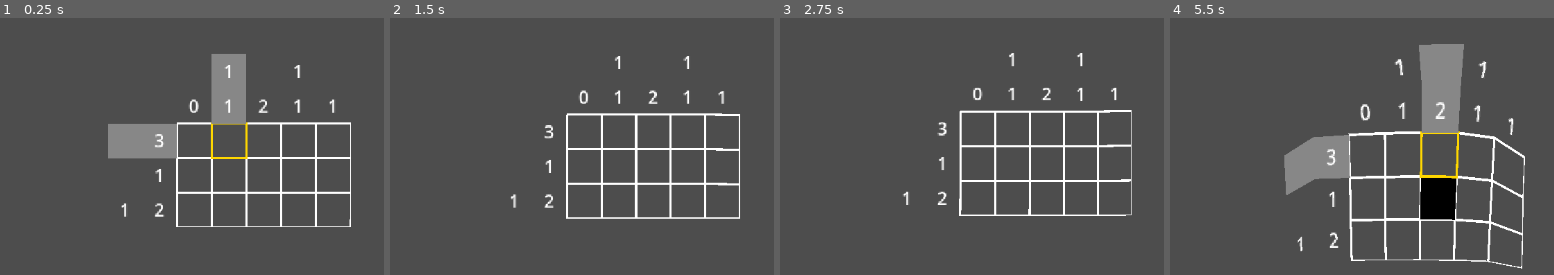
Above: before the commit, frames 1-4 (left to right).
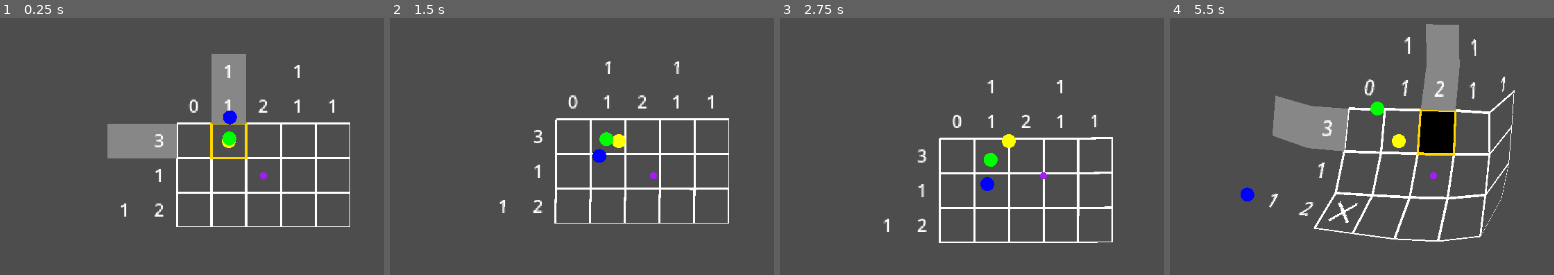
Above: after the commit, the same moments.

Repository: kennethbchen/Medical-Malpicross-Game
Game: Godot game, scene res://scenes/game.tscn
Same seed, same stepped clock (60 frames per second), same inputs: the game is played once before the commit and once after it. This scene is started directly instead of the project's main scene.
Inputs (mouse positions are in pixels of both pictures, inside the frame that each line leads up to):
- Up to frame 1 (0.25 s): no input
- Up to frame 2 (1.5 s): tap Enter at 0.5 s; move the mouse to (outside the picture) at 0.52 s; press the mouse at (outside the picture) at 0.53 s; move the mouse to (459, 174) at 1.27 s; release the mouse at (459, 174) at 1.28 s; right-click (459, 174) at 1.35 s
- Up to frame 3 (2.75 s): move the mouse to (1091, 53) at 2.02 s; press the mouse at (1091, 53) at 2.03 s
- Up to frame 4 (5.5 s): move the mouse to (1358, 241) at 2.77 s; release the mouse at (1358, 241) at 2.78 s; right-click (1358, 241) at 2.85 s; move the mouse to (outside the picture) at 3.52 s; press the mouse at (outside the picture) at 3.53 s; tap W (debug_click) at 4.15 s; move the mouse to (outside the picture) at 4.27 s; release the mouse at (outside the picture) at 4.28 s; right-click (outside the picture) at 4.35 s; move the mouse to (1438, 151) at 5.02 s; press the mouse at (1438, 151) at 5.03 s

The runs differ from the first frame. In frame 1, 1.0% of the frame differs, in the area x 27-92%, y 18-82%; in frame 2, 7.5%; in frame 3, 7.4%; in frame 4, 17%, in the area x 18-93%, y 2-98%.

Commit message:
Add DebugDraw3D; Made flesh sim RefCounted and made flesh_sim_2d a wrapper for it

Diff:
--- a/scenes/game.tscn
+++ b/scenes/game.tscn
@@ -10,12 +10,6 @@
 
 [sub_resource type="ViewportTexture" id="ViewportTexture_iywne"]
 viewport_path = NodePath("PuzzleController/PuzzleViewport")
-
-[sub_resource type="FastNoiseLite" id="FastNoiseLite_u5sy4"]
-seed = 3
-
-[sub_resource type="FastNoiseLite" id="FastNoiseLite_gee14"]
-seed = 16
 
 [node name="Game" type="Node2D"]
 
@@ -33,10 +27,8 @@
 
 [node name="FleshSim" type="Node2D" parent="PuzzleController"]
 script = ExtResource("2_u5sy4")
-x_noise = SubResource("FastNoiseLite_u5sy4")
-y_noise = SubResource("FastNoiseLite_gee14")
-noise_speed = 4.0
-hide_fixed = false
+hide_fixed = true
+draw_offsets = true
 metadata/_edit_group_ = true
 
 [node name="PuzzleViewport" type="SubViewport" parent="PuzzleController"]
--- a/scripts/simulation/2d/flesh_sim_2d.gd
+++ b/scripts/simulation/2d/flesh_sim_2d.gd
@@ -1,108 +1,63 @@
-extends "res://scripts/simulation/2d/point_grid_2d.gd"
+extends Node2D
 
-var drag: bool = false
+## Essentially a wrapper for [FleshSim] for [Node2D] usage
+## Handles some Node2D specific functions like how to get mouse position
+## Or how to draw the sim for debugging
 
+@export var draw_sim: bool = false
+@export var hide_fixed: bool = false
 @export var draw_offsets: bool = false
 
-@export_group("Movement Normal")
-
-@export_subgroup("Avoidance")
-@export_range(0.0, 1.0, 0.1) var avoidance_influence: float = 1.0
-@export var avoidance_intensity: float = 32
-
-@export_subgroup("Noise")
-@export var x_noise: Noise
-@export var y_noise: Noise
-
-@export_range(0.0, 1.0, 0.1) var noise_influence: float = 1.0
-@export var noise_speed: float = 15
-@export var noise_amplitude: float = 164
-
-@export_group("Trauma")
-# https://kidscancode.org/godot_recipes/3.x/2d/screen_shake/index.html
-# https://www.youtube.com/watch?v=tu-Qe66AvtY
-
-@export var trauma_decay: float = 0.1
-
-@export var trauma_power: float = 2
-
-var trauma: float = 0
-
-var target_fixed_point_offset: Vector2
-
-var input_area_center: Vector2
+var sim: FleshSim
 
 func init(puzzle: Puzzle, sim_columns: int, sim_rows: int, cell_size: float) -> void:
 
-	init_sim(sim_columns, sim_rows, cell_size)
+	sim = FleshSim.new()
+	sim.init(puzzle, sim_columns, sim_rows, cell_size)
 
-	# Convert from input coordinate to board coordinate
-	# Then convert from board coordinate to sim coordinate (Add (1, 1))
-	# Then convert from sim coordinate to position
-	# Finally, add 1/2 cell size to offset from center of cell instead of top left
-	# This position is the center of the input area in pixel space
-	var offset = puzzle.input_to_board_coordinate((puzzle.input_size / 2) + Vector2i(1, 1)) * cell_size
-	input_area_center = sim.grid_origin + Vector2(offset.y, offset.x) + (Vector2(cell_size, cell_size) / 2)
+	puzzle.input_value_changed.connect(sim._on_puzzle_input_changed)
 
-
-	puzzle.input_value_changed.connect(_on_puzzle_input_changed)
-
-func _unhandled_input(event: InputEvent) -> void:
-	if event.is_action_pressed("debug_click"):
-		drag = true
-	elif event.is_action_released("debug_click"):
-		drag = false
+func get_point(row, col) -> PointMassSim.PointMass:
+	return sim.get_point(row, col)
 
 func _process(delta: float) -> void:
-	super(delta)
 
-	if trauma > 0:
-		trauma = clamp(trauma, 0, trauma - trauma_decay * delta)
+	sim.process_trauma(delta)
+	sim.set_cursor_position(get_global_mouse_position() - global_position)
+
+	queue_redraw()
 
 func _physics_process(delta: float) -> void:
-	super(delta)
+	sim.simulate(delta)
+	sim.resolve_constraints(delta)
 
+func _add_trauma(amount: float) -> void:
+	sim._add_trauma(amount)
 
-	# Higher trauma = more movement
-	var trauma_influence: float = pow(trauma, trauma_power)
-
-	var avoid_intensity = lerp(avoidance_intensity, avoidance_intensity * 1.2, trauma_influence)
-	var avoidance_contribution = -( get_global_mouse_position() - input_area_center - global_position).normalized() * avoid_intensity
-
-	var noi_speed: float = lerp(noise_speed, 80.0, trauma_influence)
-	var noi_amplitude: float = lerp(noise_amplitude, noise_amplitude * 4, trauma_influence)
-	var noise_contribution = Vector2(x_noise.get_noise_1d(Time.get_ticks_msec() / 1000.0 * noi_speed), \
-		y_noise.get_noise_1d(Time.get_ticks_msec() / 1000.0 * noi_speed
-	)) * noi_amplitude
-
-	target_fixed_point_offset = (avoidance_contribution * avoidance_influence) + \
-				 (noise_contribution * noise_influence)
-
-	sim.fixed_point_offset = lerp(sim.fixed_point_offset, target_fixed_point_offset, 1 - exp(-0.5 * delta))
-
-func _on_puzzle_input_changed(cell: Puzzle.InputCell, row: int, col: int) -> void:
-
-	# Jerk in the opposite direciton
-	var jerk_direction = -sim.fixed_point_offset.normalized()
-
-	if cell.player_input == Puzzle.INPUT_TYPE.COLORED:
-
-		_add_trauma(0.8)
-		sim.fixed_point_offset =  jerk_direction * 80
-
-	elif cell.player_input == Puzzle.INPUT_TYPE.CROSSED:
-
-		_add_trauma(0.2)
-		sim.fixed_point_offset =  jerk_direction * 20
+func get_cursor_position() -> Vector2:
+	return get_global_mouse_position() - global_position
 
 func _draw() -> void:
-	super()
 
-	if not draw_offsets: return
-	draw_circle(Vector2.ZERO, 10, Color.YELLOW)
-	draw_circle(sim.fixed_point_offset, 10, Color.GREEN)
-	draw_circle(target_fixed_point_offset, 10, Color.BLUE)
-	draw_circle(input_area_center, 5, Color.PURPLE)
+	if draw_sim:
 
-func _add_trauma(amount: float) -> void:
-	trauma = clamp(trauma + amount, 0, 1.0)
+		for i in range(len(sim.constraints)):
+
+			if (sim.constraints[i].point_a.fixed or sim.constraints[i].point_b.fixed) and hide_fixed:
+				continue
+
+			var color: Color = Color.WHITE
+			draw_line(sim.constraints[i].point_a.position, sim.constraints[i].point_b.position, color, 4)
+
+		for i in range(len(sim.points)):
+
+			if sim.points[i].fixed and hide_fixed:
+				continue
+
+			draw_circle(sim.points[i].position, 4, Color.LIGHT_GREEN, 5)
+
+	if draw_offsets:
+		draw_circle(Vector2.ZERO, 10, Color.YELLOW)
+		draw_circle(sim.fixed_point_offset, 10, Color.GREEN)
+		draw_circle(sim.target_fixed_point_offset, 10, Color.BLUE)
+		draw_circle(sim.input_area_center, 5, Color.PURPLE)
--- a/scripts/simulation/2d/point_grid_2d.gd
+++ /dev/null
@@ -1,40 +0,0 @@
-extends Node2D
-
-@export var draw_sim: bool = false
-@export var hide_fixed: bool = true
-
-var sim: PointGridSim
-
-func _init() -> void:
-	sim = PointGridSim.new()
-
-func init_sim(point_columns: int, point_rows: int, point_distance: float) -> void:
-	sim.generate_point_grid(point_columns, point_rows, point_distance)
-
-func _process(delta: float) -> void:
-	queue_redraw()
-
-func _physics_process(delta: float) -> void:
-	sim.simulate(delta)
-	sim.resolve_constraints(delta)
-
-func _draw():
-	if not draw_sim: return
-
-	for i in range(len(sim.constraints)):
-
-		if (sim.constraints[i].point_a.fixed or sim.constraints[i].point_b.fixed) and hide_fixed:
-			continue
-
-		var color: Color = Color.WHITE
-		draw_line(sim.constraints[i].point_a.position, sim.constraints[i].point_b.position, color, 4)
-
-	for i in range(len(sim.points)):
-
-		if sim.points[i].fixed and hide_fixed:
-			continue
-
-		draw_circle(sim.points[i].position, 4, Color.LIGHT_GREEN, 5)
-
-func get_point(row, col) -> PointMassSim.PointMass:
-	return sim.point_map[Vector2i(col, row)]
--- /dev/null
+++ b/scripts/simulation/base/flesh_sim.gd
@@ -0,0 +1,99 @@
+extends PointGridSim
+
+class_name FleshSim
+
+## Uses [PointGridSim] to simulate a fleshy, reactive behavior
+
+@export var draw_offsets: bool = false
+
+@export_group("Movement Normal")
+
+@export_subgroup("Avoidance")
+@export_range(0.0, 1.0, 0.1) var avoidance_influence: float = 1.0
+@export var avoidance_intensity: float = 32
+
+@export_subgroup("Noise")
+@export var x_noise: Noise
+@export var y_noise: Noise
+
+@export_range(0.0, 1.0, 0.1) var noise_influence: float = 1.0
+@export var noise_speed: float = 15
+@export var noise_amplitude: float = 164
+
+@export_group("Trauma")
+# https://kidscancode.org/godot_recipes/3.x/2d/screen_shake/index.html
+# https://www.youtube.com/watch?v=tu-Qe66AvtY
+
+@export var trauma_decay: float = 0.1
+
+@export var trauma_power: float = 2
+
+var trauma: float = 0
+
+var target_fixed_point_offset: Vector2
+
+var input_area_center: Vector2
+
+var cursor_position: Vector2
+
+func init(puzzle: Puzzle, sim_columns: int, sim_rows: int, cell_size: float) -> void:
+
+	x_noise = FastNoiseLite.new()
+	y_noise = FastNoiseLite.new()
+	y_noise.seed = 1
+
+	generate_point_grid(sim_columns, sim_rows, cell_size)
+
+	# Convert from input coordinate to board coordinate
+	# Then convert from board coordinate to sim coordinate (Add (1, 1))
+	# Then convert from sim coordinate to position
+	# Finally, add 1/2 cell size to offset from center of cell instead of top left
+	# This position is the center of the input area in pixel space
+	var offset = puzzle.input_to_board_coordinate((puzzle.input_size / 2) + Vector2i(1, 1)) * cell_size
+	input_area_center = grid_origin + Vector2(offset.y, offset.x) + (Vector2(cell_size, cell_size) / 2)
+
+func process_trauma(delta: float) -> void:
+	if trauma > 0:
+		trauma = clamp(trauma, 0, trauma - trauma_decay * delta)
+
+func set_cursor_position(pos: Vector2) -> void:
+	cursor_position = pos
+
+func simulate(delta: float) -> void:
+	super(delta)
+
+	# Higher trauma = more movement
+	var trauma_influence: float = pow(trauma, trauma_power)
+
+	var avoid_intensity = lerp(avoidance_intensity, avoidance_intensity * 1.2, trauma_influence)
+
+	var avoidance_contribution = -(cursor_position - input_area_center).normalized() * avoid_intensity
+
+	var noi_speed: float = lerp(noise_speed, 80.0, trauma_influence)
+	var noi_amplitude: float = lerp(noise_amplitude, noise_amplitude * 4, trauma_influence)
+	var noise_contribution = Vector2(x_noise.get_noise_1d(Time.get_ticks_msec() / 1000.0 * noi_speed), \
+		y_noise.get_noise_1d(Time.get_ticks_msec() / 1000.0 * noi_speed
+	)) * noi_amplitude
+
+	target_fixed_point_offset = (avoidance_contribution * avoidance_influence) + \
+				 (noise_contribution * noise_influence)
+
+	fixed_point_offset = lerp(fixed_point_offset, target_fixed_point_offset, 1 - exp(-0.5 * delta))
+
+func _on_puzzle_input_changed(cell: Puzzle.InputCell, row: int, col: int) -> void:
+
+	# Jerk in the opposite direciton
+	var jerk_direction = -fixed_point_offset.normalized()
+
+	if cell.player_input == Puzzle.INPUT_TYPE.COLORED:
+
+		_add_trauma(0.8)
+		fixed_point_offset =  jerk_direction * 80
+
+	elif cell.player_input == Puzzle.INPUT_TYPE.CROSSED:
+
+		_add_trauma(0.2)
+		fixed_point_offset =  jerk_direction * 20
+
+func _add_trauma(amount: float) -> void:
+	trauma = clamp(trauma + amount, 0, 1.0)
--- a/scripts/simulation/base/point_grid_sim.gd
+++ b/scripts/simulation/base/point_grid_sim.gd
@@ -1,9 +1,6 @@
 extends RefCounted
 
 class_name PointGridSim
-
-@export var draw_sim: bool = false
-@export var hide_fixed: bool = true
 
 var points: Array[PointMassSim.PointMass]
 var constraints: Array[PointMassSim.SpringConstraint]
Not shown, added: addons/debug_draw_3d/debug_draw_3d.gdextension.uid
Not shown, added: addons/debug_draw_3d/libs/.gdignore
Not shown: 1 places in scenes/game.tscn that only renumber resources
Not shown, removed: scripts/simulation/2d/point_grid_2d.gd.uid
Not shown, added: scripts/simulation/base/flesh_sim.gd.uid
Not shown, added: addons/debug_draw_3d/LICENSE
Not shown, added: addons/debug_draw_3d/README.md
Not shown, added: addons/debug_draw_3d/debug_draw_3d.gdextension
Not shown, added: addons/debug_draw_3d/libs/libdd3d.android.template_debug.arm32.so
Not shown, added: addons/debug_draw_3d/libs/libdd3d.android.template_debug.arm64.so
Not shown, added: addons/debug_draw_3d/libs/libdd3d.android.template_debug.x86_32.so
Not shown, added: addons/debug_draw_3d/libs/libdd3d.android.template_debug.x86_64.so
(and 25 more such lines)
